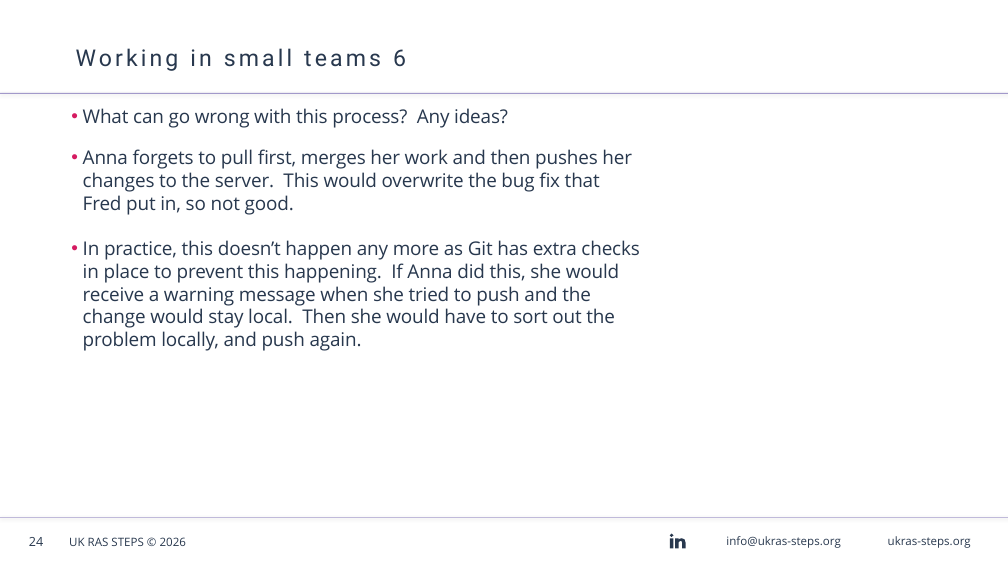
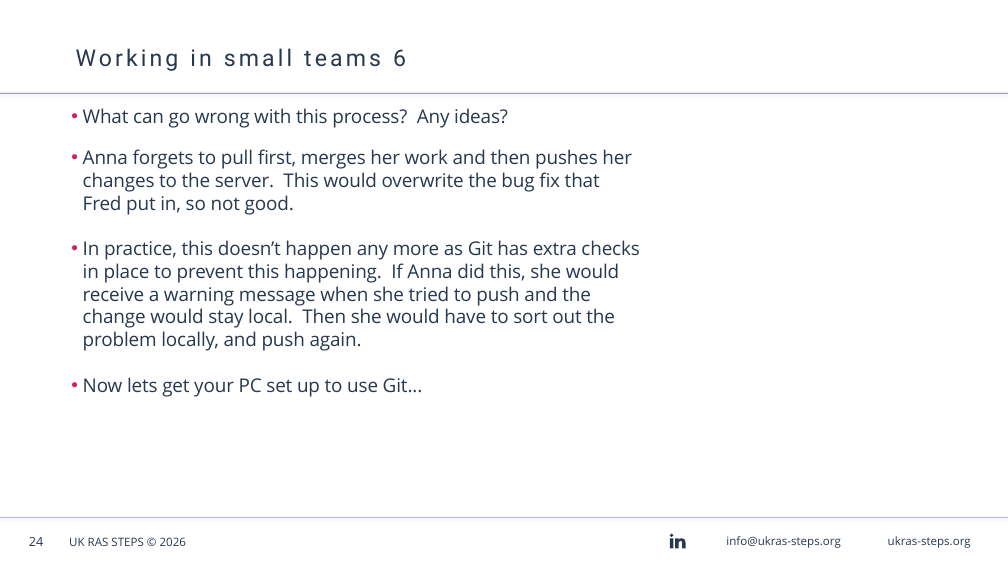
Before and after one commit to AndyBlightLeeds/git-github-workshop, a slide deck: slide 24 of presentation/Git & GitHub Workshop - Linux.odp. Drawn at 1008x567 pixels with LibreOffice and Linux fonts; fonts in the diff are those of the drawing; background and template pictures are left out. Boxes give left, top, right and bottom in pixels: in the first picture for what was removed or moved away, otherwise in the second. Text is boxed around its words. In the diff, an @@ line names an element or a change of style, - is before the commit and + after.

```diff
--- a/presentation/Git & GitHub Workshop - Linux.odp
+++ b/presentation/Git & GitHub Workshop - Linux.odp
@@ text at (83, 377, 423, 397): paragraph added @@
+• Now lets get your PC set up to use Git...
```
Also in this commit, not shown: 5 other slides changed, 9 slides added, 6 slides removed, 1 other file.
